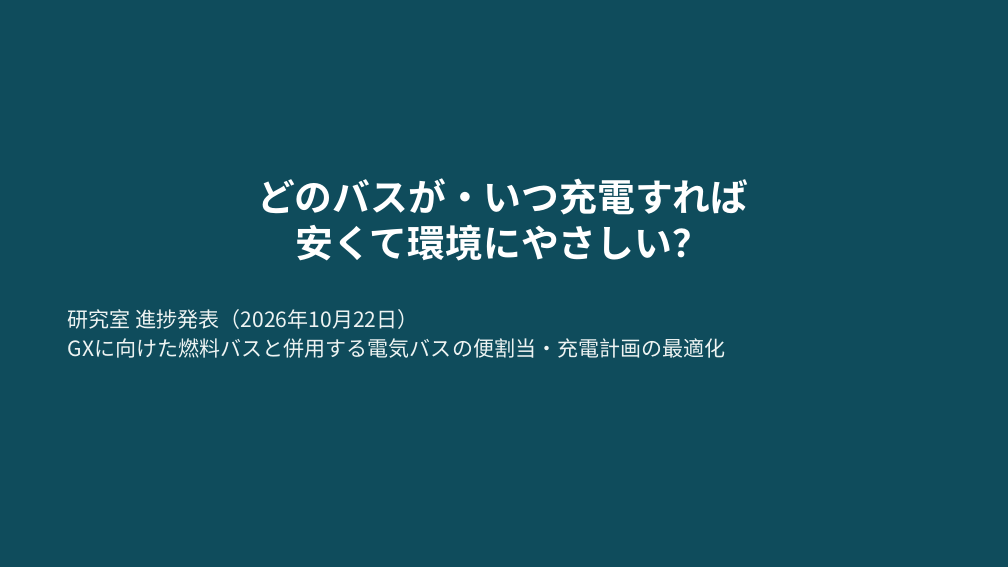
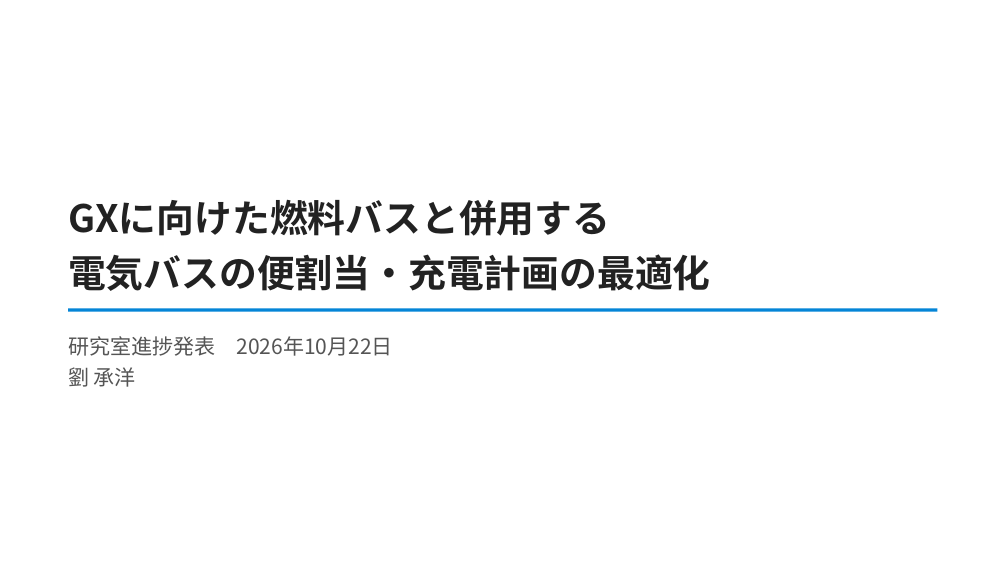
Before and after one commit to CYLIU2003/master-course, a slide deck: slide 1 of outcome/2026-10-22_lab_progress/lab_progress_20261022.pptx. Drawn at 1008x567 pixels with LibreOffice and Linux fonts; fonts in the diff are those of the drawing. Boxes give left, top, right and bottom in pixels: in the first picture for what was removed or moved away, otherwise in the second. Text is boxed around its words. In the diff, an @@ line names an element or a change of style, - is before the commit and + after.

```diff
--- a/outcome/2026-10-22_lab_progress/lab_progress_20261022.pptx
+++ b/outcome/2026-10-22_lab_progress/lab_progress_20261022.pptx
@@ background #0F4C5C to #FFFFFF @@
@@ text "GXに向けた燃料バスと併用する" at (68, 199, 711, 291): vertical alignment middle to bottom @@
@@ text at (68, 199, 711, 291): text changed; text colour #FFFFFF to #222222 @@
-どのバスが・いつ充電すれば
-安くて環境にやさしい？
+GXに向けた燃料バスと併用する
+電気バスの便割当・充電計画の最適化
@@ line added from (68, 310) to (938, 310), #0485D7 3 pt @@
@@ text at (68, 336, 215, 387): text changed; text colour #EEF4F3 to #555555 @@
-研究室 進捗発表（2026年10月22日）
-GXに向けた燃料バスと併用する電気バスの便割当・充電計画の最適化
+研究室進捗発表 2026年10月22日
+劉 承洋
```
Also in this commit, not shown: 7 other slides changed, 1 slide added, 1 slide removed, 3 other files.
